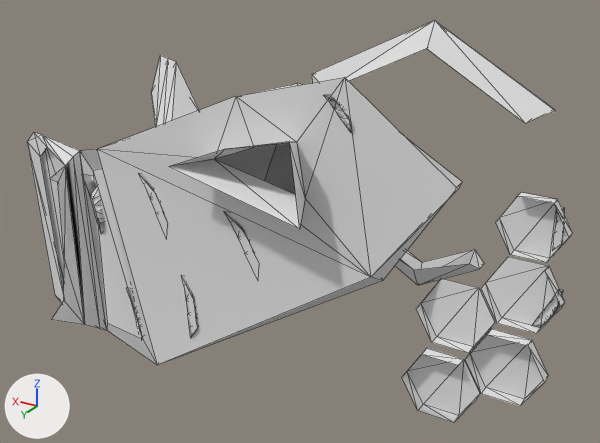
The OBJ model assets/models/level/ice/model.obj, before and after one commit.
The view is the same before and after, from a 50 mm camera at (-170.9, 1.8, 50.9) aimed at (-107.9, -103.3, -1.6). Arrows for +X, +Y and +Z are at lower left; the lights stay in place. The first picture is the older version. Mesh edges are drawn as thin lines. Where no turn or scale is listed for an object, it has been applied to the vertices.

The first picture shows 'iceMesh'.
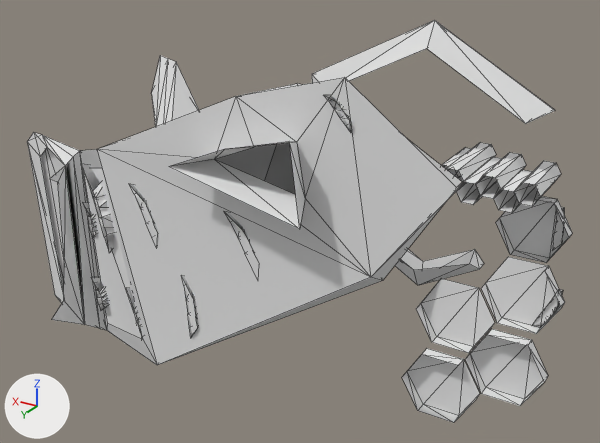
Boxes (x1, y1, x2, y2) around the edits, measured in the pictures (600 x 443 px; the box of a moved part takes in the faces that stretch with it):
```json
{"part": 1, "of": "me_icemesh", "change": "added", "after": [494, 170, 536, 213]}
{"part": 2, "of": "me_icemesh", "change": "added", "after": [518, 161, 561, 206]}
{"part": 3, "of": "me_icemesh", "change": "added", "after": [476, 152, 526, 199]}
{"part": 4, "of": "me_icemesh", "change": "added", "after": [456, 157, 502, 205]}
{"part": 5, "of": "me_icemesh", "change": "added", "after": [446, 142, 496, 190]}
{"part": 6, "of": "me_icemesh", "change": "added", "after": [441, 147, 472, 178]}
{"part": 7, "of": "me_icemesh", "change": "added", "after": [91, 277, 108, 310]}
{"part": 8, "of": "me_icemesh", "change": "added", "after": [83, 202, 97, 238]}
{"part": 9, "of": "me_icemesh", "change": "moved or reshaped", "before": [80, 149, 168, 339], "after": [80, 149, 158, 339]}
```

Scene script edits in JSON lines:
```json
{"block": "me_icemesh", "where": "# used by ob_icemesh; location = (0.0, 0.0, 0.0)"}
{"op": "remove", "block": "me_icemesh", "code": "me_icemesh.from_pydata(...)  # 343 vertices, 490 faces; spans x -147.0..-73.4, y -141.4..-62.5, z -36.9..32.6"}
{"op": "add", "block": "me_icemesh", "code": "me_icemesh.from_pydata(...)  # 447 vertices, 622 faces; spans x -147.0..-73.4, y -146.3..-62.5, z -36.9..32.6"}
{"block": "me_icemesh", "change": "me_icemesh part 1: the loose piece of 12 vertices spanning x -146.5..-133.2, y -117.3..-115.0, z -31.3..-19.8 is copied, and the copy is scaled about its middle by (0.332, 5.12, 0.332), then moved by (6.2, -17.7, 24.2); it spans x -135.9..-131.4, y -139.7..-128.0, z -3.3..0.6"}
{"block": "me_icemesh", "change": "me_icemesh part 2: the loose piece of 12 vertices spanning x -146.5..-133.2, y -117.3..-115.0, z -31.3..-19.8 is copied, and the copy is scaled about its middle by (0.332, 5.66, 0.332), then moved by (2.9, -18.3, 26.1); it spans x -139.2..-134.7, y -140.9..-128.0, z -1.4..2.5"}
{"block": "me_icemesh", "change": "me_icemesh part 3: the loose piece of 12 vertices spanning x -146.5..-133.2, y -117.3..-115.0, z -31.3..-19.8 is copied, and the copy is scaled about its middle by (0.332, 6.3, 0.332), then moved by (9.6, -19.0, 26.1); it spans x -132.5..-128.1, y -142.4..-128.0, z -1.3..2.5"}
{"block": "me_icemesh", "change": "me_icemesh part 4: the loose piece of 12 vertices spanning x -146.5..-133.2, y -117.3..-115.0, z -31.3..-19.8 is copied, and the copy is scaled about its middle by (0.332, 6.84, 0.332), then moved by (13.0, -19.6, 24.3); it spans x -129.1..-124.7, y -143.6..-128.0, z -3.1..0.7"}
{"block": "me_icemesh", "change": "me_icemesh part 5: the loose piece of 12 vertices spanning x -146.5..-133.2, y -117.3..-115.0, z -31.3..-19.8 is copied, and the copy is scaled about its middle by (0.332, 7.47, 0.332), then moved by (16.2, -20.4, 26.2); it spans x -125.9..-121.5, y -145.0..-128.0, z -1.3..2.6"}
{"block": "me_icemesh", "change": "me_icemesh part 6: the loose piece of 12 vertices spanning x -146.5..-133.2, y -117.3..-115.0, z -31.3..-19.8 is copied, and the copy is scaled about its middle by (0.332, 5.23, 0.332), then moved by (19.5, -24.2, 24.3); it spans x -122.6..-118.2, y -146.3..-134.4, z -3.2..0.6"}
{"block": "me_icemesh", "change": "me_icemesh part 7: a new loose piece of 16 vertices spanning x -91.9..-89.1, y -78.4..-74.6, z -9.7..-4.4, in mat_icemat (white #e7e7e7)"}
{"block": "me_icemesh", "change": "me_icemesh part 8: a new loose piece of 16 vertices spanning x -91.3..-88.5, y -78.9..-75.1, z 1.7..7.0, in mat_icemat (white #e7e7e7)"}
{"block": "me_icemesh", "change": "me_icemesh part 9: 33 vertices moved from x -109.0..-90.1, y -77.7..-70.1, z 3.2..16.2 to x -107.0..-89.4, y -78.2..-70.3, z 1.6..14.4"}
{"block": "me_icemesh", "change": "other edits to the shape of me_icemesh do not show in these pictures"}
```
